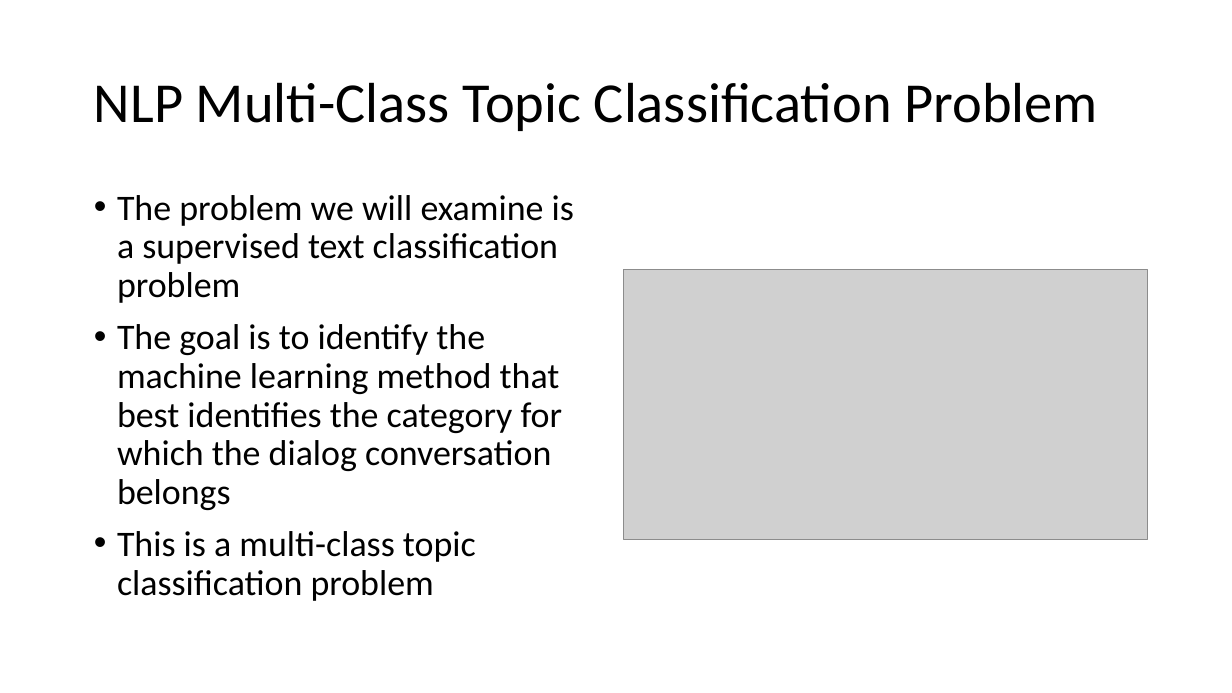
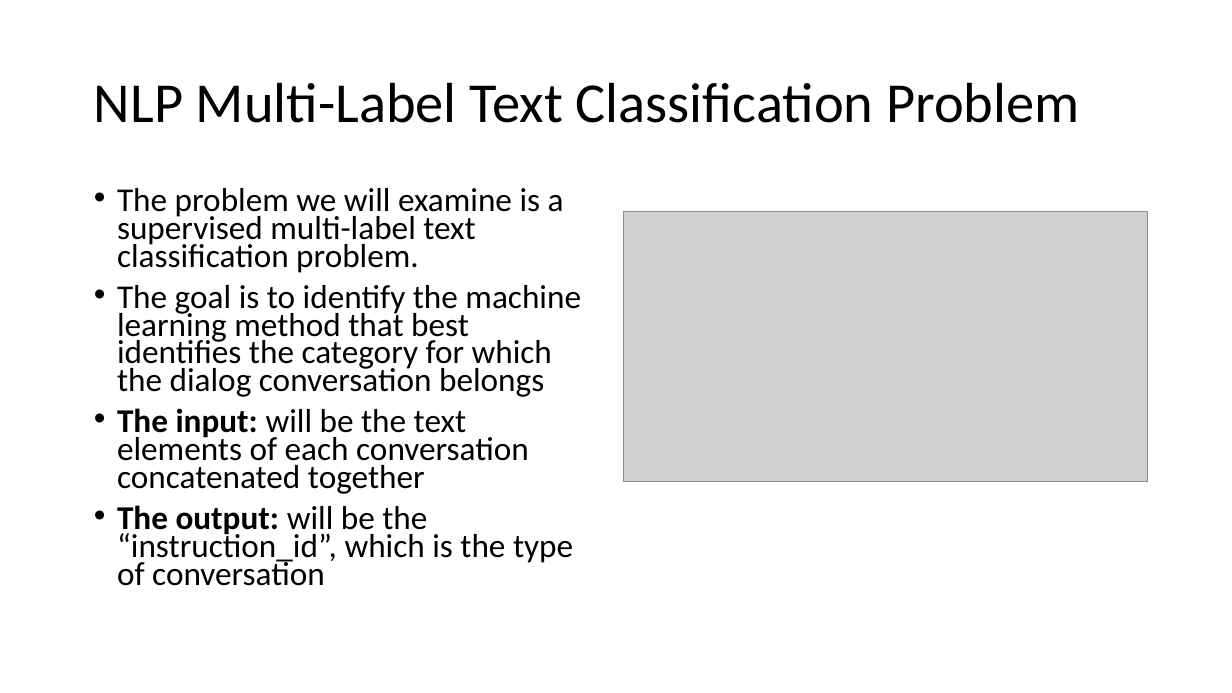
Before and after one commit to CSML1010-3-2020/NLPCourseProject, a slide deck: slide 4 of CSML1010_Group3_Project_Proposal.pptx (slide 3 before the commit). Drawn at 1232x693 pixels with LibreOffice and Linux fonts; fonts in the diff are those of the drawing; grey boxes stand for pictures. Boxes give left, top, right and bottom in pixels: in the first picture for what was removed or moved away, otherwise in the second. Text is boxed around its words. In the diff, an @@ line names an element or a change of style, - is before the commit and + after.

```diff
--- a/CSML1010_Group3_Project_Proposal.pptx
+++ b/CSML1010_Group3_Project_Proposal.pptx
@@ title at [94,82,1079,123]: text changed @@
-NLP Multi-Class Topic Classification Problem
+NLP Multi-Label Text Classification Problem
@@ text at [117,188,564,273]: text changed; size 28 to 25.9 pt @@
-• The problem we will examine is a supervised text classification problem
+• The problem we will examine is a supervised multi-label text classification problem.
@@ picture: place and size @@
-picture at [624,269,1148,540]
+picture at [624,212,1148,482]
@@ text at [117,285,581,397]: size 28 to 25.9 pt in "The goal is to identify the machine ..."; line spacing 0.9 to 0.7 @@
@@ text at [117,408,573,586]: text changed; size 28 to 25.9 pt @@
-• This is a multi-class topic classification problem
+• The input: will be the text elements of each conversation concatenated together
+• The output: will be the “instruction_id”, which is the type of conversation
```
Also in this commit, not shown: 4 other slides changed, 8 slides added, 1 slide removed, 2 other files.
